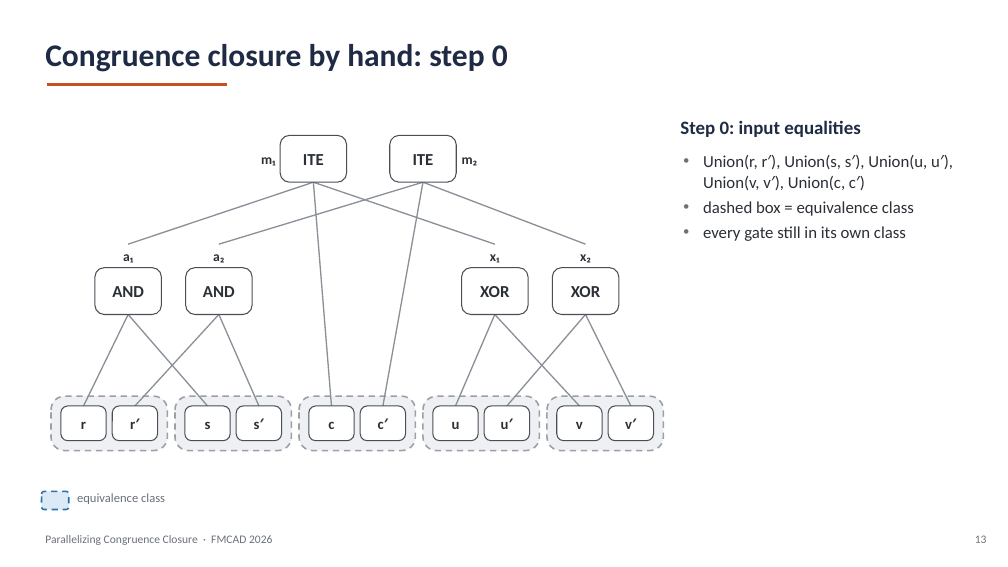
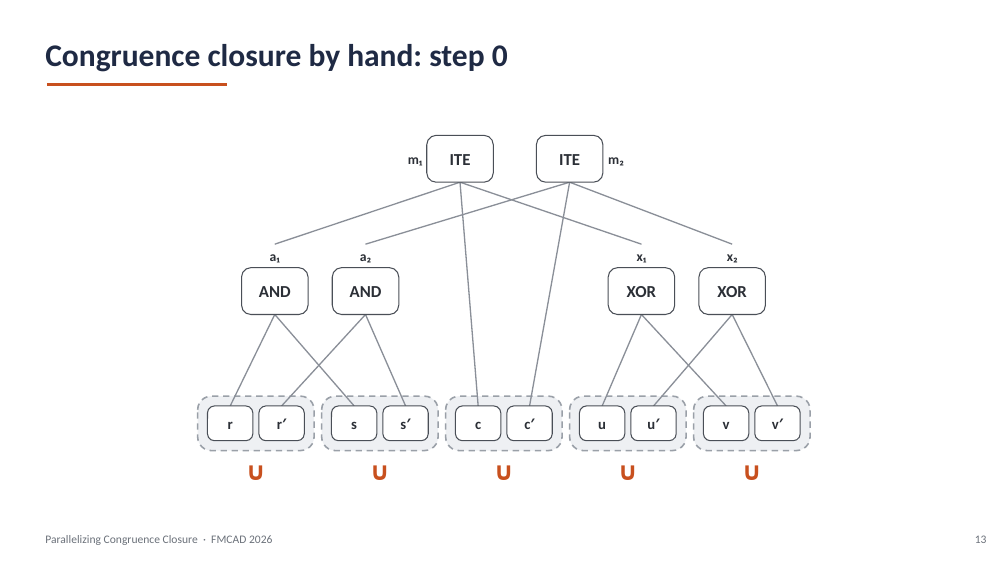
Before and after one commit to amarshah1/parallelcc-paper, a slide deck: slide 13 of slides/parallelcc-part1.pptx. Drawn at 1008x567 pixels with LibreOffice and Linux fonts; fonts in the diff are those of the drawing. Boxes give left, top, right and bottom in pixels: in the first picture for what was removed or moved away, otherwise in the second. Text is boxed around its words. In the diff, an @@ line names an element or a change of style, - is before the commit and + after.

```diff
--- a/slides/parallelcc-part1.pptx
+++ b/slides/parallelcc-part1.pptx
@@ text "m₂": place and size @@
-text "m₂" at (462,157,478,166)
+text "m₂" at (608,157,624,166)
@@ text removed at (680,120,860,137) @@
-Step 0: input equalities
@@ text removed at (703,155,940,241) @@
-• Union(r, r′), Union(s, s′), Union(u, u′), Union(v, v′), Union(c, c′)
-• dashed box = equivalence class
-• every gate still in its own class
@@ 20 rounded rectangles, 14 lines, 5 texts: place and size @@
-20 rounded rectangles, 14 lines, 5 texts at (51,135,663,451)
+20 rounded rectangles, 14 lines, 5 texts at (198,135,811,451)
@@ rounded rectangle "r": place and size @@
-rounded rectangle "r" at (60,406,106,441)
+rounded rectangle "r" at (208,406,253,441)
@@ text added at (229,451,282,489), 24 pt, text #C8501E, bold @@
+∪
@@ text added at (353,451,406,489), 24 pt, text #C8501E, bold @@
+∪
@@ text added at (478,451,531,489), 24 pt, text #C8501E, bold @@
+∪
@@ text added at (602,451,655,489), 24 pt, text #C8501E, bold @@
+∪
@@ text added at (726,451,779,489), 24 pt, text #C8501E, bold @@
+∪
@@ rounded rectangle removed at (42,492,69,510) @@
@@ text removed at (77,493,165,504) @@
-equivalence class
```
Also in this commit, not shown: 23 other slides changed, 3 slides removed, 1 other file.
